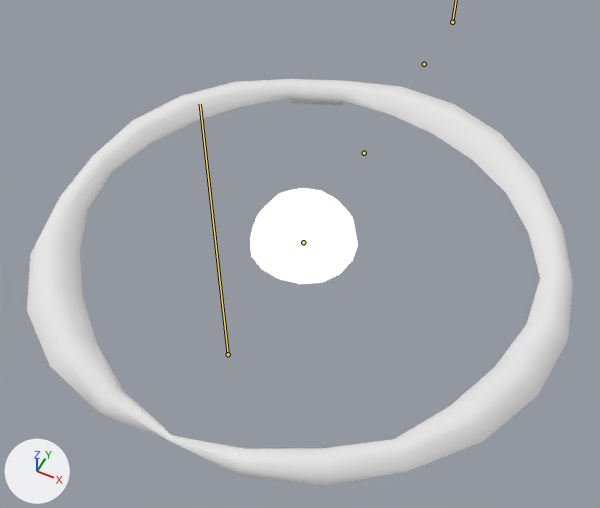
Renders of the glTF model Assets/Explosion/Boom.glb from each side of a commit.
One viewpoint serves both versions: a camera (50 mm lens) standing at (0.447, -0.909, 1.102) and looking at (-0.021, 0.027, -0.068). Arrows for +X, +Y and +Z are at lower left; the lights stay in place. Both versions are drawn at frame 0 of the action 'Boom'; the numbers are the values there. The bones that bend it are drawn over the model as lines.
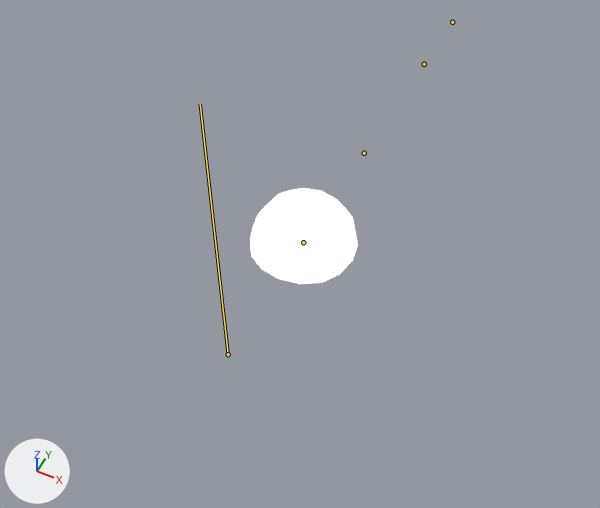
Commit message: boom animation fix

Pixel boxes [x1, y1, x2, y2] of what changed, in the pictures (600 x 508 px):
'Torus.004', posed (not visible afterwards): before [27, 79, 573, 486]

The change, as a diff of the scene's bpy script:
```diff
--- a/Assets/Explosion/Boom.glb.py
+++ b/Assets/Explosion/Boom.glb.py
@@ bone_frame05 @@
 bone_frame05 = bpy.data.objects['ArmatureBoom'].pose.bones['Frame05']
-bone_frame05.scale = (1.0, 1.0, 1.0)
+bone_frame05.scale = (0.0, 0.0, 0.0)
```
